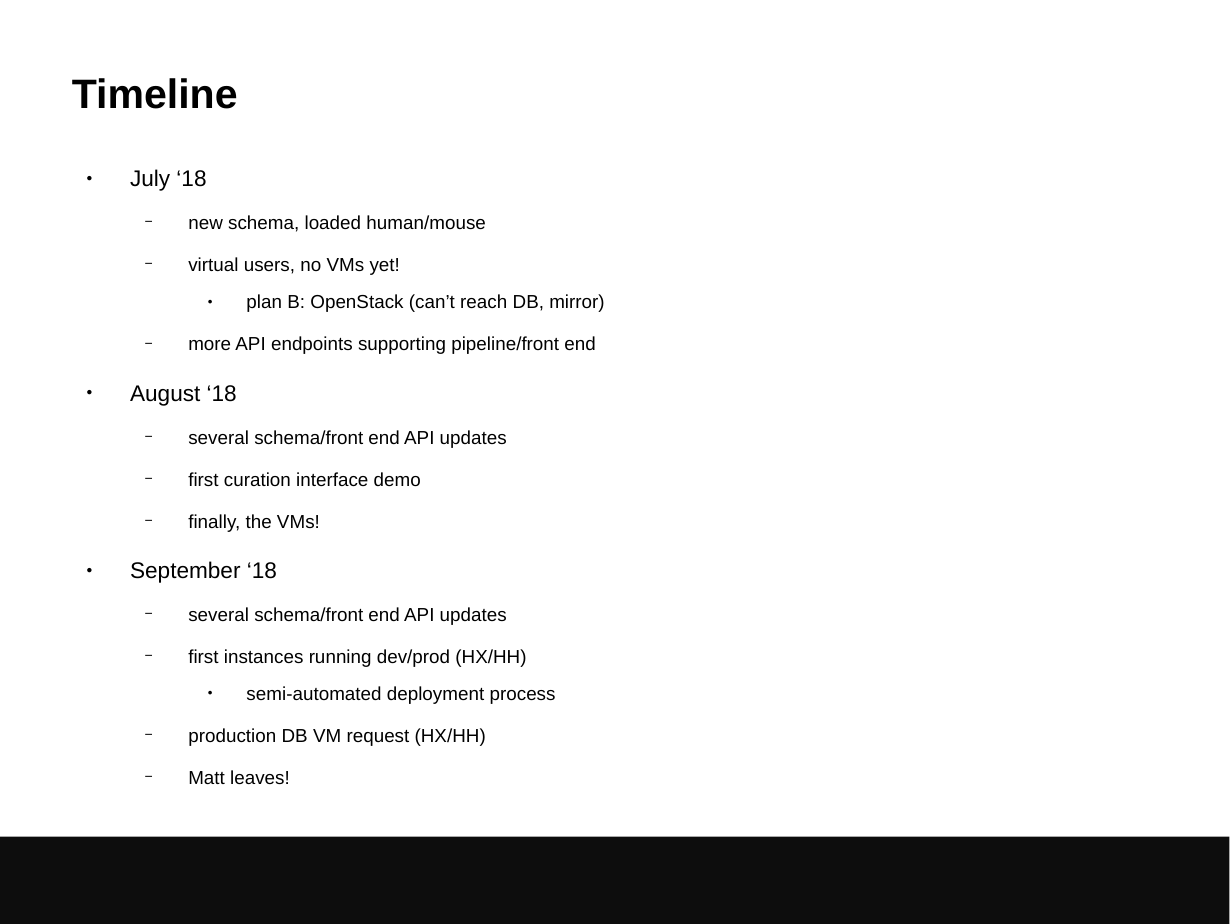
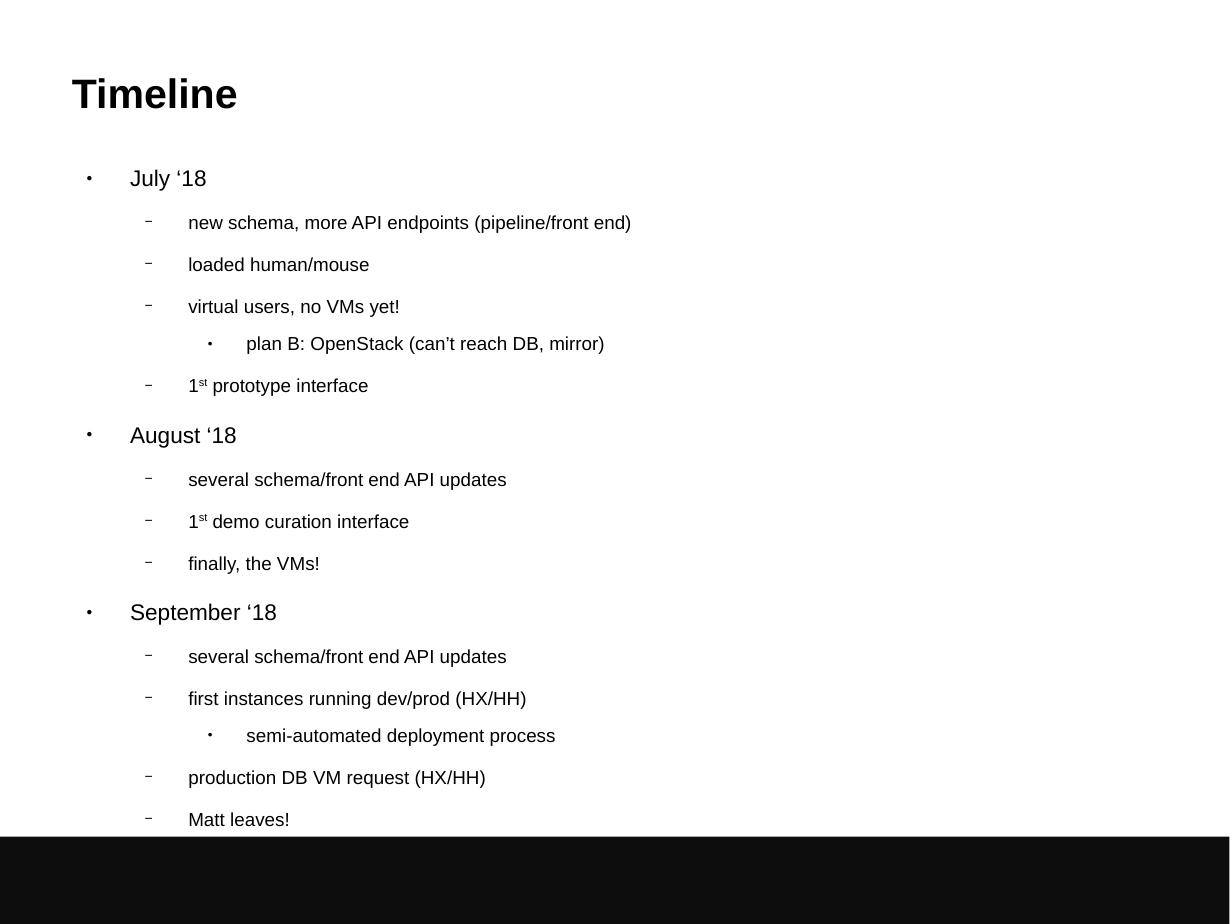
Before and after one commit to avullo/presentations, a slide deck: slide 8 of 2019/application-away-day-04-19/talk.odp. Drawn at 1232x924 pixels with LibreOffice and Linux fonts; fonts in the diff are those of the drawing; background and template pictures are left out. Boxes give left, top, right and bottom in pixels: in the first picture for what was removed or moved away, otherwise in the second. Text is boxed around its words. In the diff, an @@ line names an element or a change of style, - is before the commit and + after.

```diff
--- a/2019/application-away-day-04-19/talk.odp
+++ b/2019/application-away-day-04-19/talk.odp
@@ text at (188,215,632,272): text changed @@
-  − new schema, loaded human/mouse
+  − new schema, more API endpoints (pipeline/front end)
+  − loaded human/mouse
@@ text at (213,378,368,396): text changed @@
-  − more API endpoints supporting pipeline/front end
+  − 1st prototype interface
@@ text at (213,514,409,529): text changed @@
-  − first curation interface demo
+  − 1st demo curation interface
```
Also in this commit, not shown: 1 other slide changed, 1 slide added, 1 other file.
